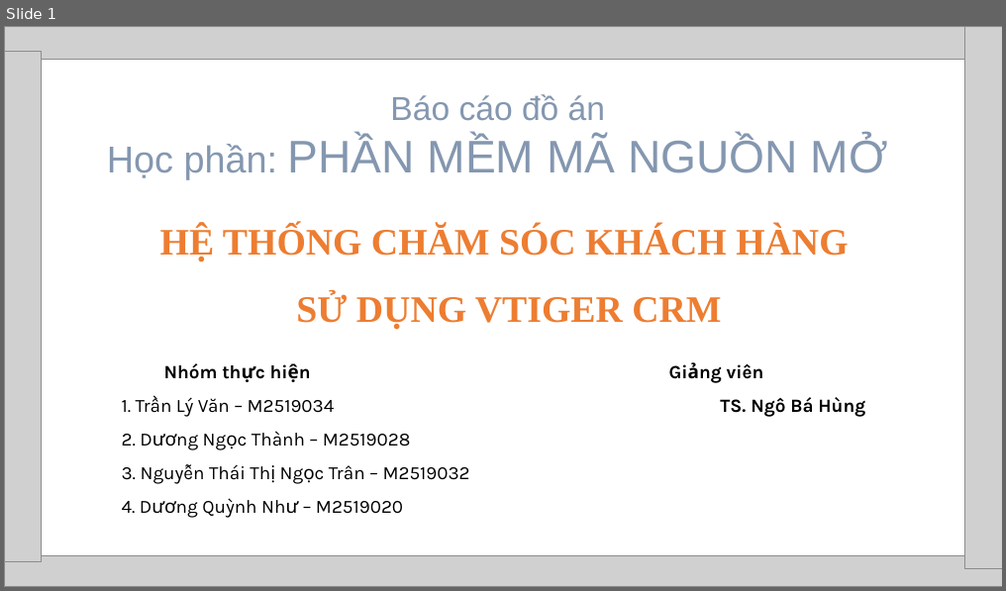
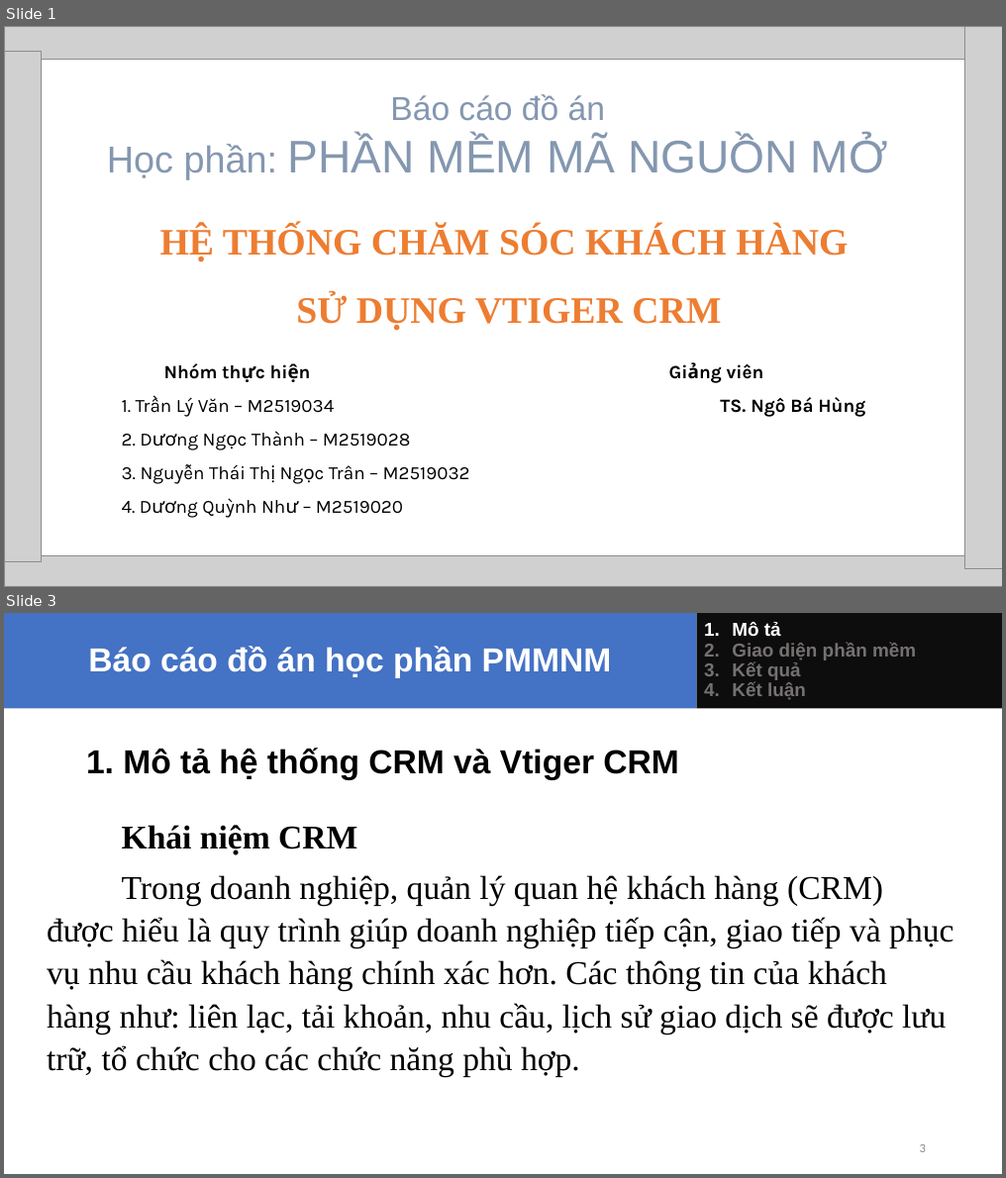
Before and after one commit to tranlyvan/CTH604_Nhom2_CRM, a slide deck: BaoCao/Bao cao Nhom (PMNM).pptx. Shown one above the other, each under a label of ours: slide 1 before the commit, slides 1 and 3 after it; the slides between them are not shown. The pictures are 1006x591 and 1006x1178 pixels, drawn with LibreOffice and Linux fonts; fonts in the diff are those of the drawing; grey boxes stand for pictures. Boxes give left, top, right and bottom in pixels: in the first picture for what was removed or moved away, otherwise in the second. Text is boxed around its words. In the diff, an @@ line names an element or a change of style, - is before the commit and + after.

```diff
--- a/BaoCao/Bao cao Nhom (PMNM).pptx
+++ b/BaoCao/Bao cao Nhom (PMNM).pptx
@@ slide 3 added at <box>4,613,1002,1174</box>, background #FFFFFF @@
@@ rectangle added at <box>4,613,696,709</box>, fill #4472C4, 32 pt, text #FFFFFF, bold @@
+Báo cáo đồ án học phần PMMNM
@@ rectangle added at <box>697,613,1002,709</box>, fill #0D0D0D, 18 pt, text #767171, bold @@
+1. Mô tả
+2. Giao diện phần mềm
+3. Kết quả
+4. Kết luận
@@ text added at <box>86,748,679,780</box>, 32 pt, text #000000, bold @@
+1. Mô tả hệ thống CRM và Vtiger CRM
@@ text added at <box>47,825,953,1076</box>, 32 pt, text #000000 @@
+Khái niệm CRM
+Trong doanh nghiệp, quản lý quan hệ khách hàng (CRM) được hiểu là quy trình giúp doanh nghiệp tiếp cận, giao tiếp và phục vụ nhu cầu khách hàng chính xác hơn. Các thông tin của khách hàng như: liên lạc, tải khoản, nhu cầu, lịch sử giao dịch sẽ được lưu trữ, tổ chức cho các chức năng phù hợp.
@@ page number added at <box>920,1145,926,1153</box>, 12 pt, text #8B8B8B @@
+3
```
Also in this commit, not shown: 9 other slides added.
